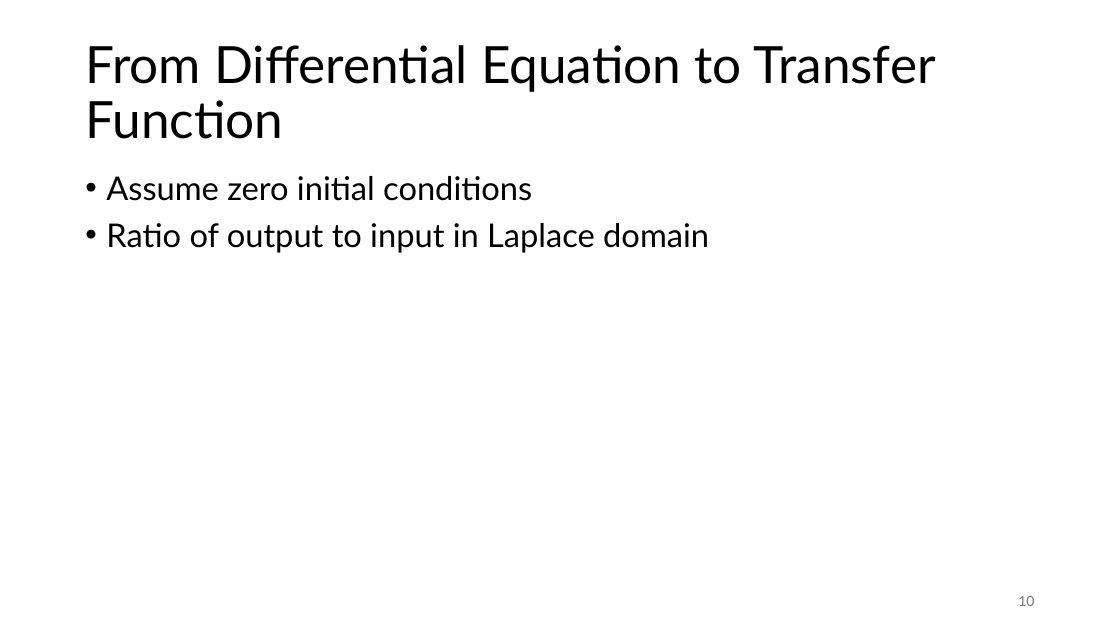
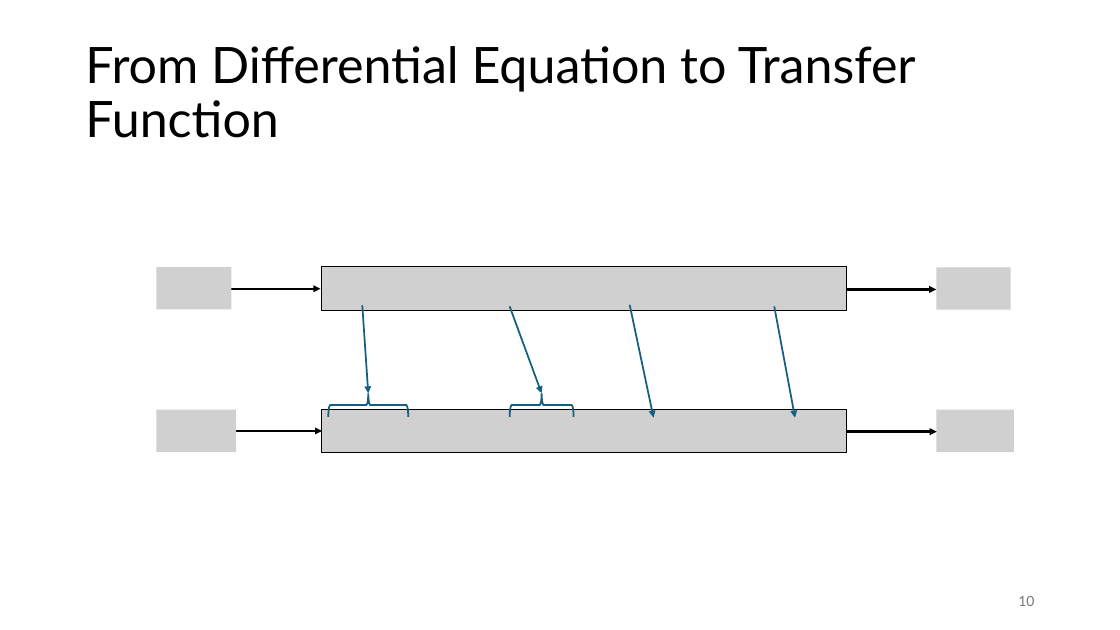
Before and after one commit to FelixWick/control_engineering, a slide deck: slide 10 of slides/3_Laplace.pptx. Drawn at 1120x630 pixels with LibreOffice and Linux fonts; fonts in the diff are those of the drawing; grey boxes stand for pictures. Boxes give left, top, right and bottom in pixels: in the first picture for what was removed or moved away, otherwise in the second. Text is boxed around its words. In the diff, an @@ line names an element or a change of style, - is before the commit and + after.

Commit message:
Laplace transform

```diff
--- a/slides/3_Laplace.pptx
+++ b/slides/3_Laplace.pptx
@@ title "From Differential Equation to Transfer ..." at [85, 46, 916, 138]: size 44 to 43 pt @@
@@ text removed at [106, 176, 709, 253] @@
-• Assume zero initial conditions
-• Ratio of output to input in Laplace domain
@@ picture added at [156, 267, 231, 309] @@
@@ picture added at [321, 266, 847, 311] @@
@@ picture added at [937, 267, 1012, 309] @@
@@ arrow added from (230, 289) to (320, 289), #000000 2 pt @@
@@ arrow added from (847, 290) to (937, 290), #000000 2 pt @@
@@ arrow added from (362, 305) to (368, 393), #156082 1.5 pt @@
@@ arrow added from (510, 307) to (542, 393), #156082 1.5 pt @@
@@ arrow added from (630, 305) to (654, 418), #156082 1.5 pt @@
@@ arrow added from (775, 307) to (795, 418), #156082 1.5 pt @@
@@ picture added at [156, 410, 236, 452] @@
@@ picture added at [321, 410, 847, 452] @@
@@ left brace added at [328, 394, 408, 417], outline #156082 1.5 pt @@
@@ left brace added at [510, 393, 574, 417], outline #156082 1.5 pt @@
@@ picture added at [937, 410, 1015, 452] @@
@@ arrow added from (232, 431) to (322, 431), #000000 2 pt @@
@@ arrow added from (847, 432) to (937, 432), #000000 2 pt @@
```
Also in this commit, not shown: 3 other slides changed, 4 slides added.
